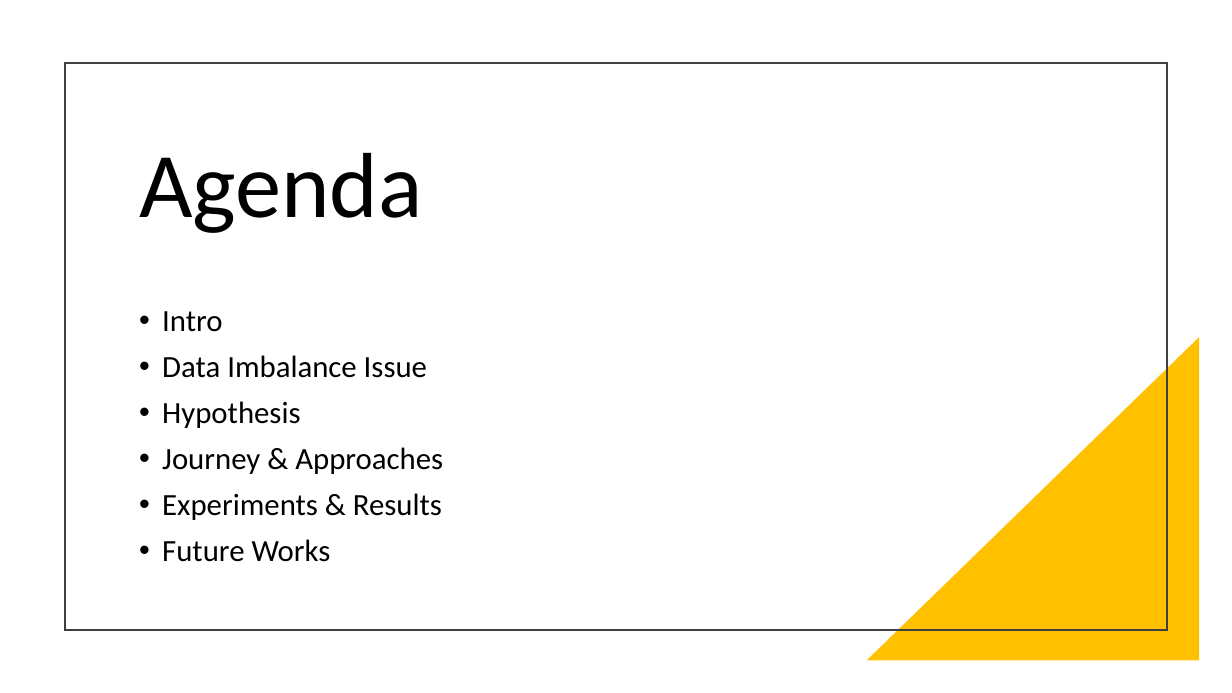
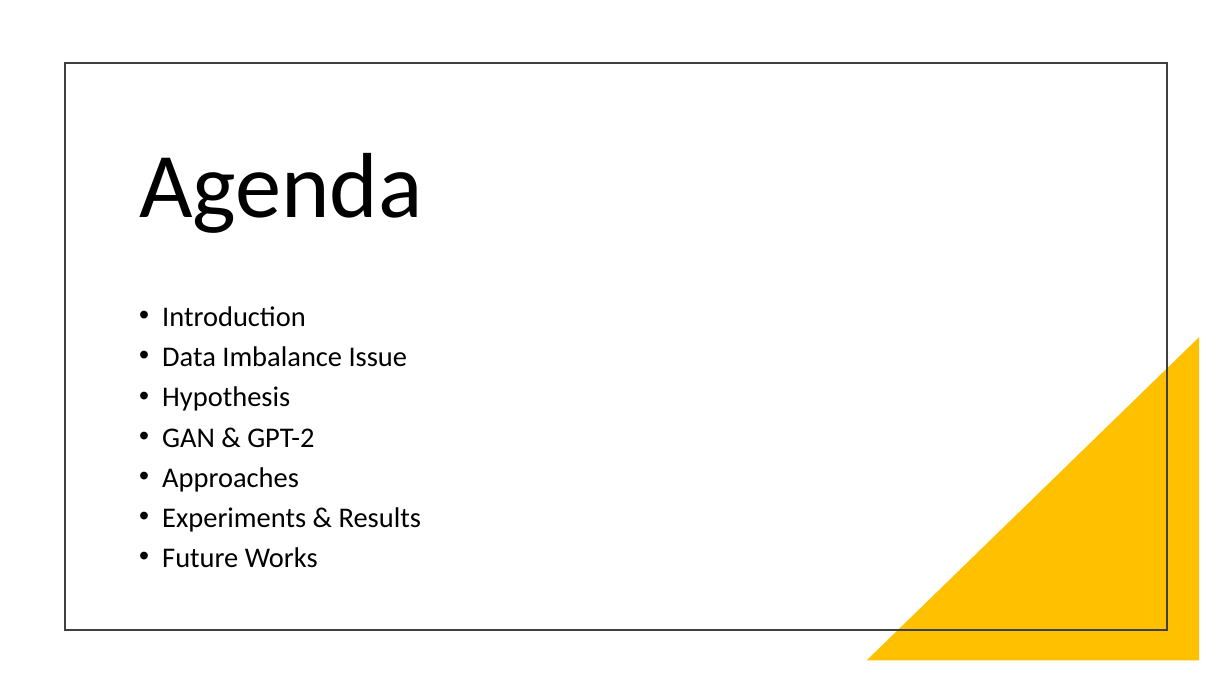
Before and after one commit to yizhang7210/w266-final-project, a slide deck: slide 2 of w266.pptx. Drawn at 1232x693 pixels with LibreOffice and Linux fonts; fonts in the diff are those of the drawing. Boxes give left, top, right and bottom in pixels: in the first picture for what was removed or moved away, otherwise in the second. Text is boxed around its words. In the diff, an @@ line names an element or a change of style, - is before the commit and + after.

```diff
--- a/w266.pptx
+++ b/w266.pptx
@@ text at box(162, 306, 306, 327): text changed; size 24 to 22.2 pt @@
-• Intro
+• Introduction
@@ text at box(162, 346, 421, 568): size 24 to 22.2 pt in "Data Imbalance Issue", "Hypothesis", "Experiments & Results", "Future Works"; line spacing 0.9 to 0.8 @@
@@ text at box(162, 428, 314, 492): text changed; size 24 to 22.2 pt @@
-• Journey & Approaches
+• GAN & GPT-2
+• Approaches
```
Also in this commit, not shown: 7 other slides changed, 3 slides added, 4 other files.
